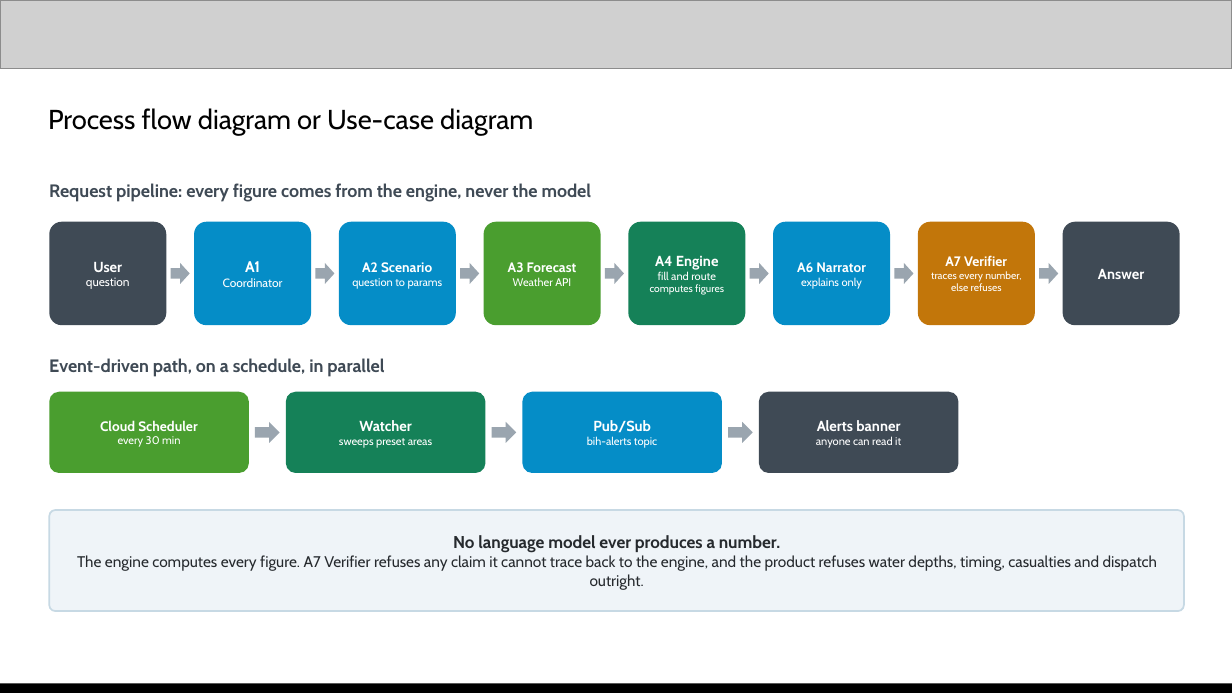
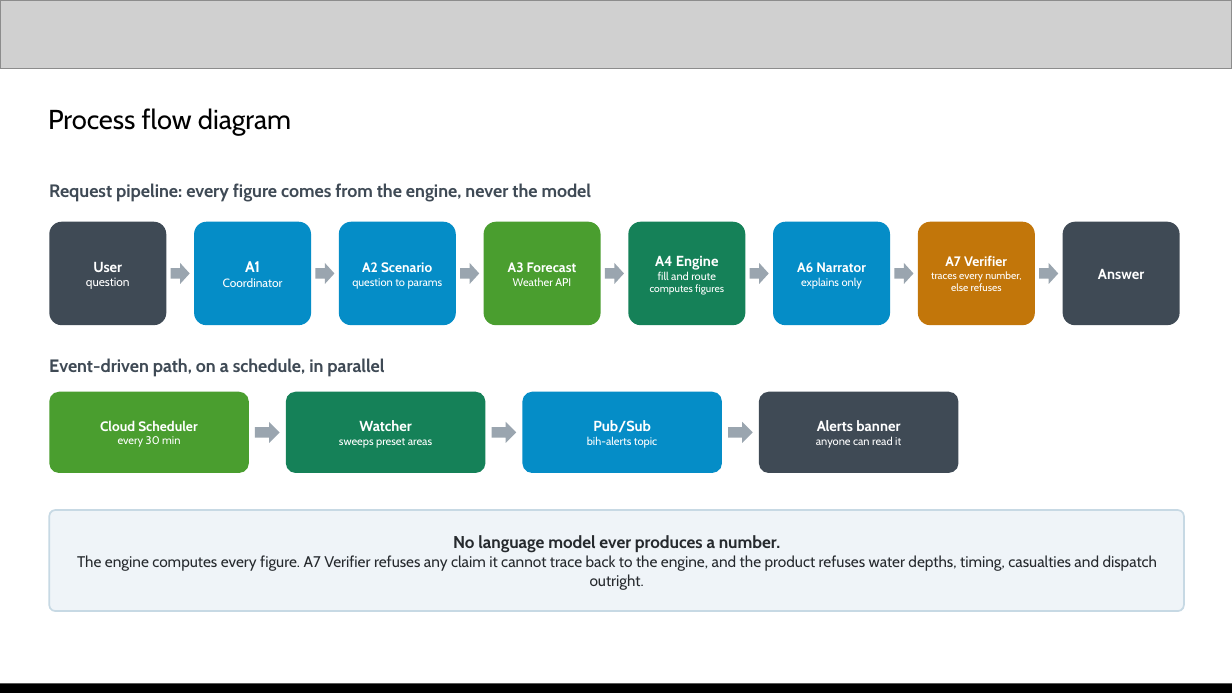
Before and after one commit to anduriroshan/before-it-hits, a slide deck: slide 5 of Submission Template - AI Builder Cup.pptx. Drawn at 1232x693 pixels with LibreOffice and Linux fonts; fonts in the diff are those of the drawing; grey boxes stand for pictures. Boxes give left, top, right and bottom in pixels: in the first picture for what was removed or moved away, otherwise in the second. Text is boxed around its words. In the diff, an @@ line names an element or a change of style, - is before the commit and + after.

```diff
--- a/Submission Template - AI Builder Cup.pptx
+++ b/Submission Template - AI Builder Cup.pptx
@@ text at (x1=48, y1=108, x2=291, y2=135): text changed @@
-Process flow diagram or Use-case diagram
+Process flow diagram
```
Also in this commit, not shown: 5 other slides changed, 12 other files.
